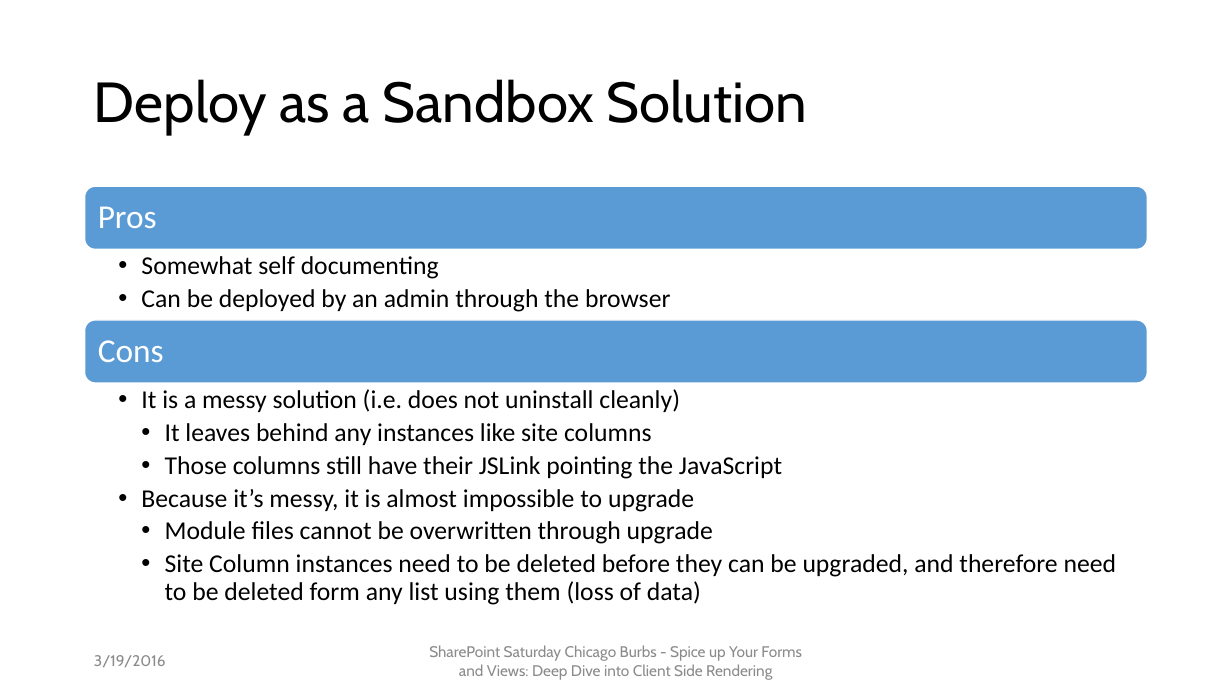
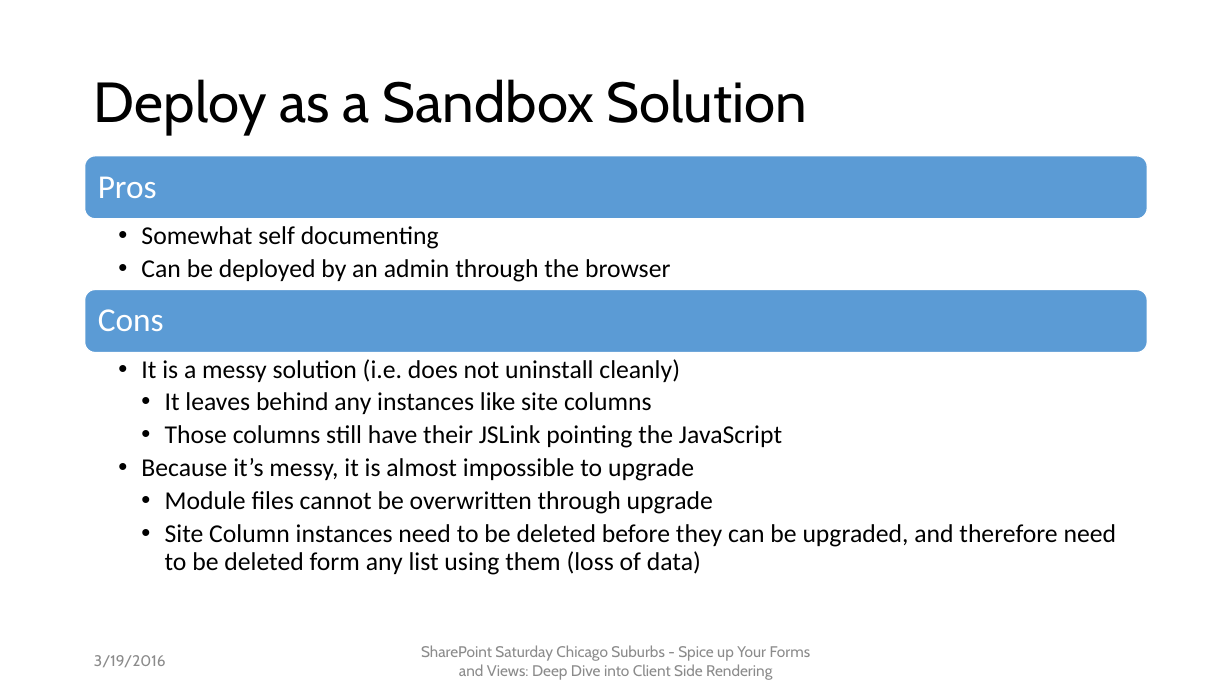
Before and after one commit to mcsheaj/CSRDemos, a slide deck: slide 16 of SPSChicagoBurbs.pptx. Drawn at 1232x693 pixels with LibreOffice and Linux fonts; fonts in the diff are those of the drawing; background and template pictures are left out. Boxes give left, top, right and bottom in pixels: in the first picture for what was removed or moved away, otherwise in the second. Text is boxed around its words. In the diff, an @@ line names an element or a change of style, - is before the commit and + after.

```diff
--- a/SPSChicagoBurbs.pptx
+++ b/SPSChicagoBurbs.pptx
@@ 4 texts, 2 rounded rectangles moved together from (x1=85, y1=187, x2=1148, y2=605) to (x1=85, y1=156, x2=1148, y2=575) @@
@@ text at (x1=421, y1=645, x2=811, y2=680): text changed @@
-SharePoint Saturday Chicago Burbs - Spice up Your Forms and Views: Deep Dive into Client Side Rendering
+SharePoint Saturday Chicago Suburbs - Spice up Your Forms and Views: Deep Dive into Client Side Rendering
```
Also in this commit, not shown: 23 other slides changed, 1 slide added, 1 other file.
